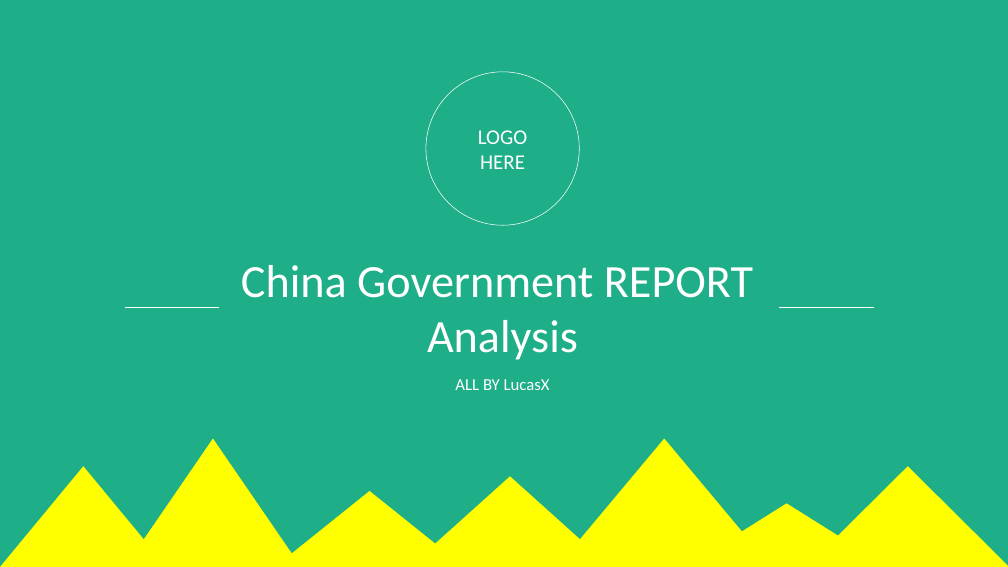
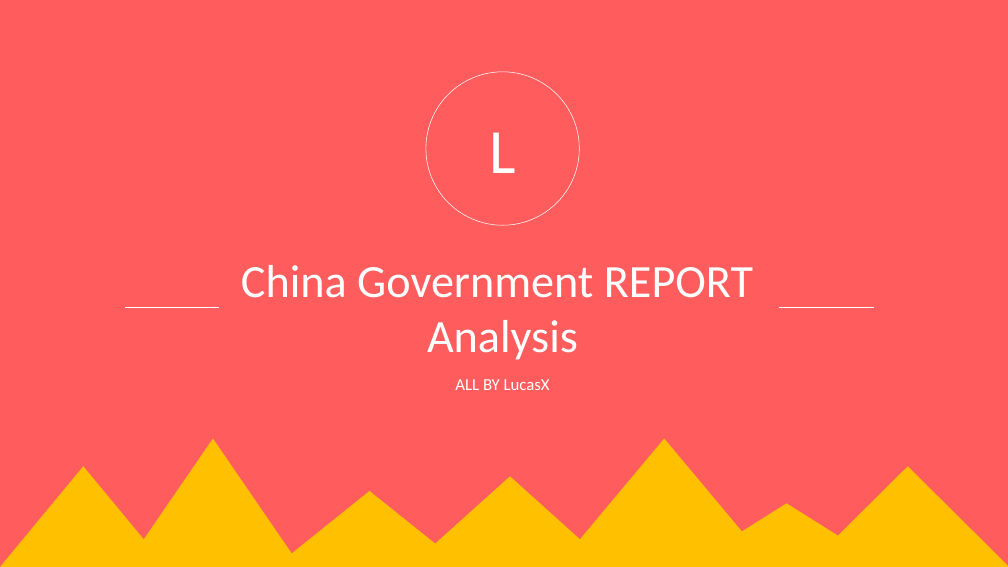
Before and after one commit to lucasxlu/CVLH, a slide deck: slide 1 of src/main/python/report_result/GovReport.pptx. Drawn at 1008x567 pixels with LibreOffice and Linux fonts; fonts in the diff are those of the drawing. Boxes give left, top, right and bottom in pixels: in the first picture for what was removed or moved away, otherwise in the second. Text is boxed around its words. In the diff, an @@ line names an element or a change of style, - is before the commit and + after.

```diff
--- a/src/main/python/report_result/GovReport.pptx
+++ b/src/main/python/report_result/GovReport.pptx
@@ background #1EAE88 to #FF5D5D @@
@@ text at [489, 132, 515, 173]: text changed; size 20 to 60 pt @@
-LOGO
-HERE
+L
@@ fill #FFFF00 to #FFC000 in 7 elements at [0, 467, 166, 567], [125, 439, 301, 567], [274, 491, 464, 567], [409, 476, 611, 567], [557, 439, 772, 567], [685, 504, 888, 567], [807, 467, 1008, 567] @@
```
Also in this commit, not shown: 4 other slides changed, 13 slides added, 9 slides removed, 24 other files.
